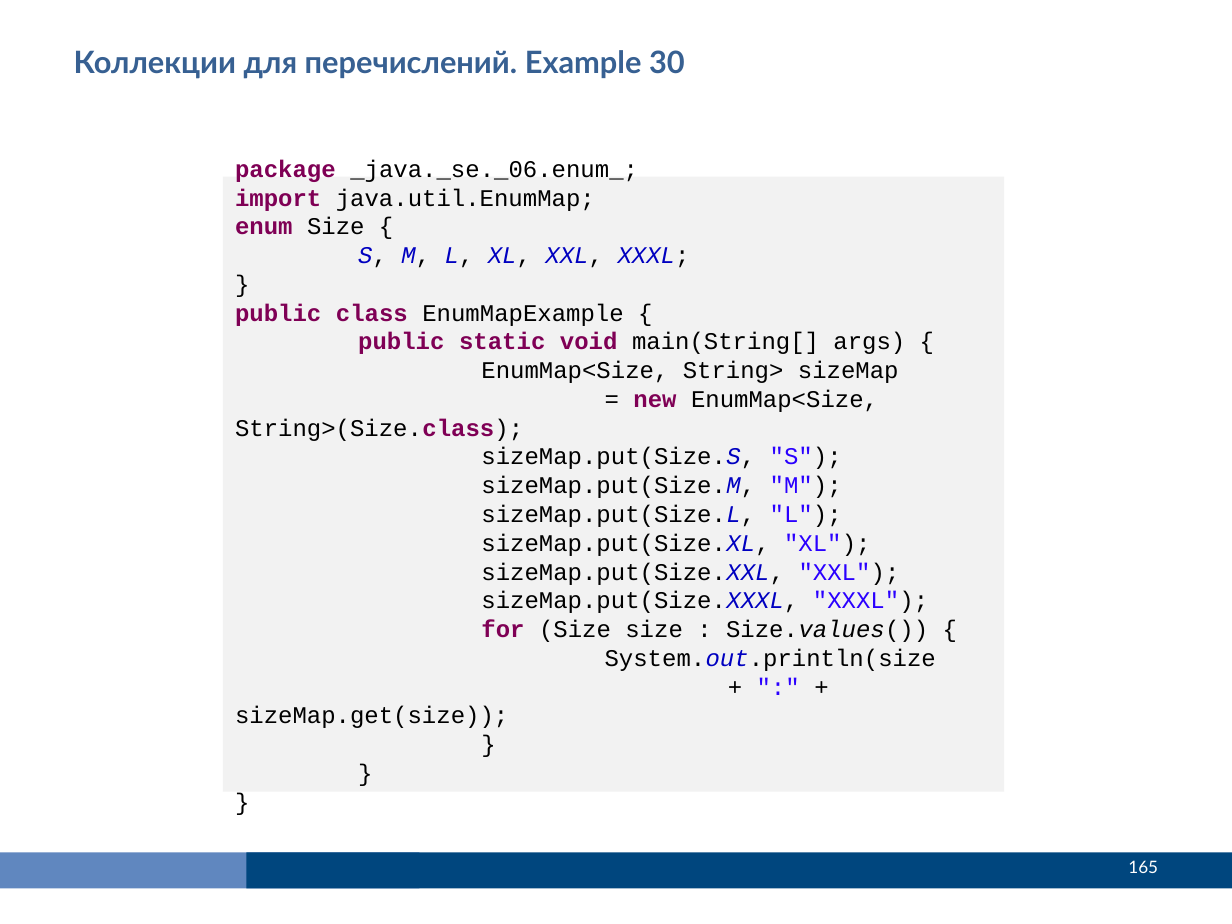
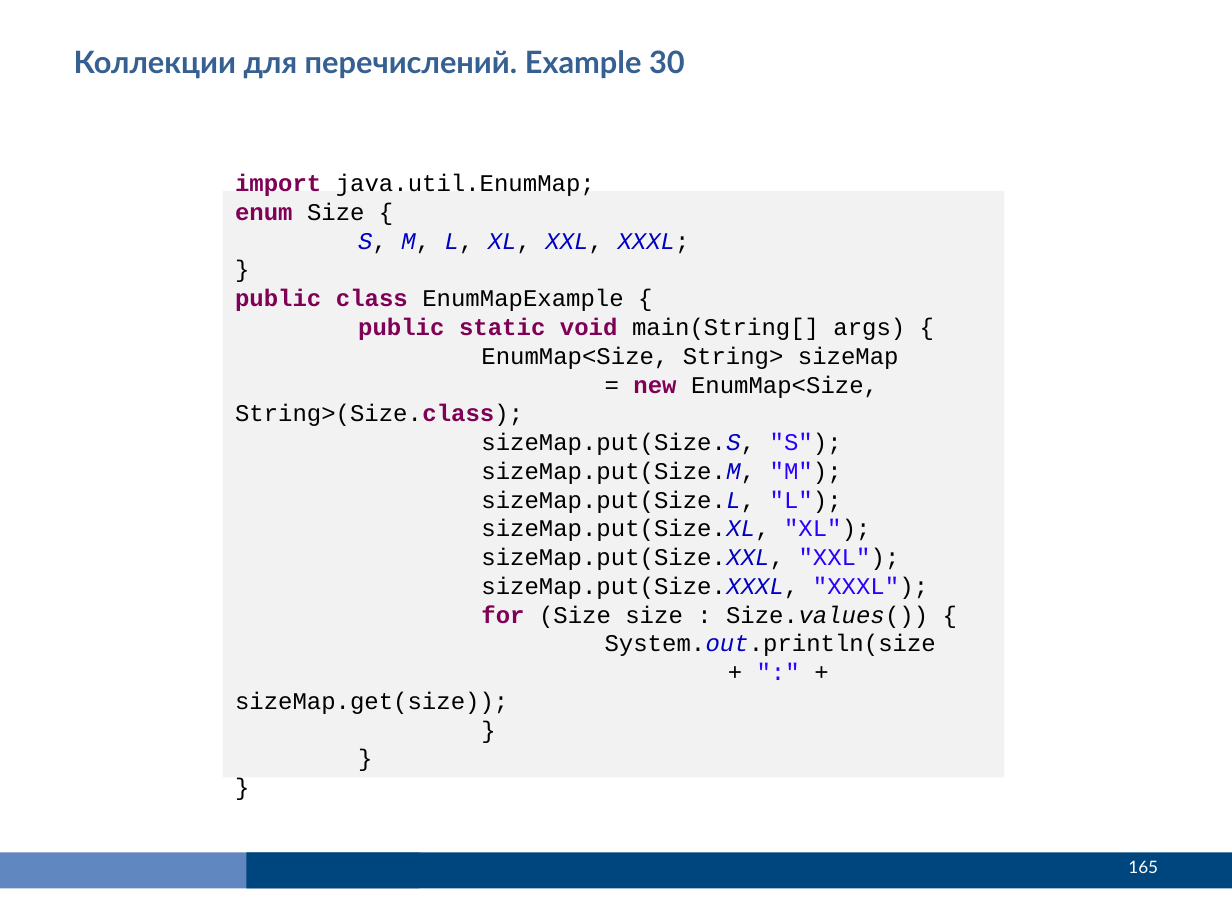
Before and after one commit to Vyacheslav2023/javase0111, a slide deck: slide 165 of presentation/JavaSE114Коллекции.pptx. Drawn at 1232x924 pixels with LibreOffice and Linux fonts; fonts in the diff are those of the drawing. Boxes give left, top, right and bottom in pixels: in the first picture for what was removed or moved away, otherwise in the second. Text is boxed around its words. In the diff, an @@ line names an element or a change of style, - is before the commit and + after.

```diff
--- a/presentation/JavaSE114Коллекции.pptx
+++ b/presentation/JavaSE114Коллекции.pptx
@@ rectangle "import java.util.EnumMap;": place and size @@
-rectangle "import java.util.EnumMap;" at (223,176,1004,791)
+rectangle "import java.util.EnumMap;" at (223,191,1004,777)
@@ text in rectangle at (235,159,638,182): paragraph removed @@
-package _java._se._06.enum_;
```
Also in this commit, not shown: 11 other slides changed, 50 other files.
